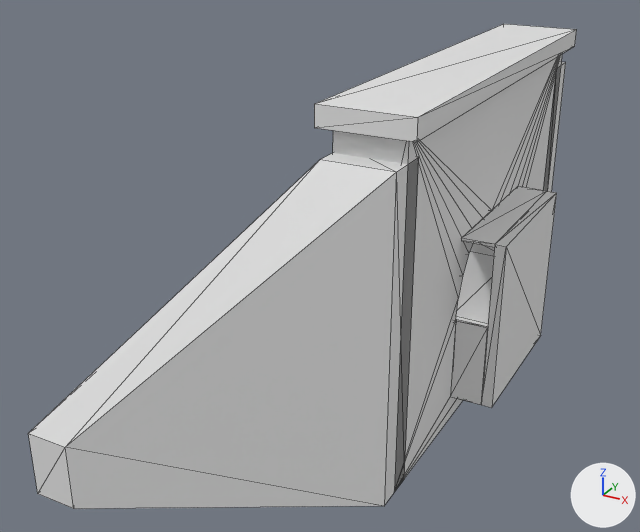
What one commit did to the OBJ model assets/models/tunnel_portal_path.obj.
One viewpoint serves both versions: a 50 mm lens placed at (5.94, -15.3, 8.93), pointed at (-1.87, -1.09, 1.83). Arrows for +X, +Y and +Z are at lower right; the lights stay in place. The older version comes first. Mesh edges are drawn as thin lines. Where no turn or scale is listed for an object, it has been applied to the vertices. Vertices at exactly the same position are counted once.

In view in the first picture: 'tunnel_portal_path'.
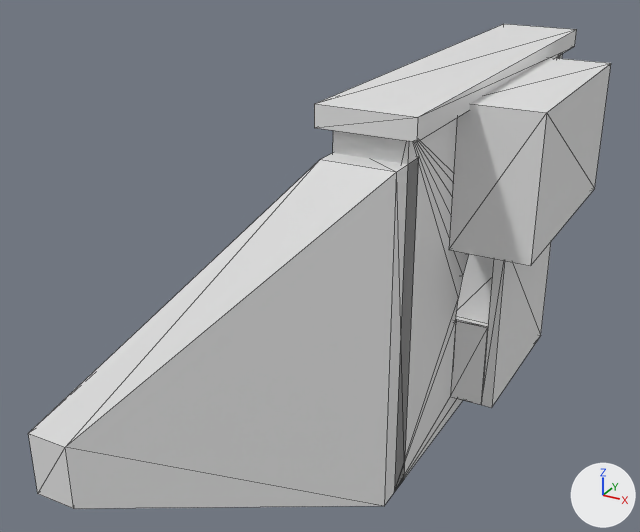
Diff of the bpy script that builds the scene:
```diff
--- a/assets/models/tunnel_portal_path.obj.py
+++ b/assets/models/tunnel_portal_path.obj.py
@@ me_tunnel_portal_path @@
 # used by ob_tunnel_portal_path; location = (0.0, 0.0, 0.0)
-me_tunnel_portal_path.from_pydata(...)  # 148 vertices, 280 faces; spans x -4.0..2.0, y -7.0..7.0, z -0.5..5.95
+me_tunnel_portal_path.from_pydata(...)  # 156 vertices, 292 faces; spans x -4.0..2.6, y -7.0..7.0, z -0.5..5.95
+# me_tunnel_portal_path part 1: a new loose piece, a box spanning x 1.2..2.6, y -2.2..2.2, z 3.2..5.7
```

Pixel boxes [x1, y1, x2, y2] of what changed, in the pictures (640 x 532 px):
'tunnel_portal_path', reshaped (6% wider): before [28, 24, 577, 509]; after [28, 24, 611, 509]
part 1 of me_tunnel_portal_path, added: after [449, 57, 611, 266]
